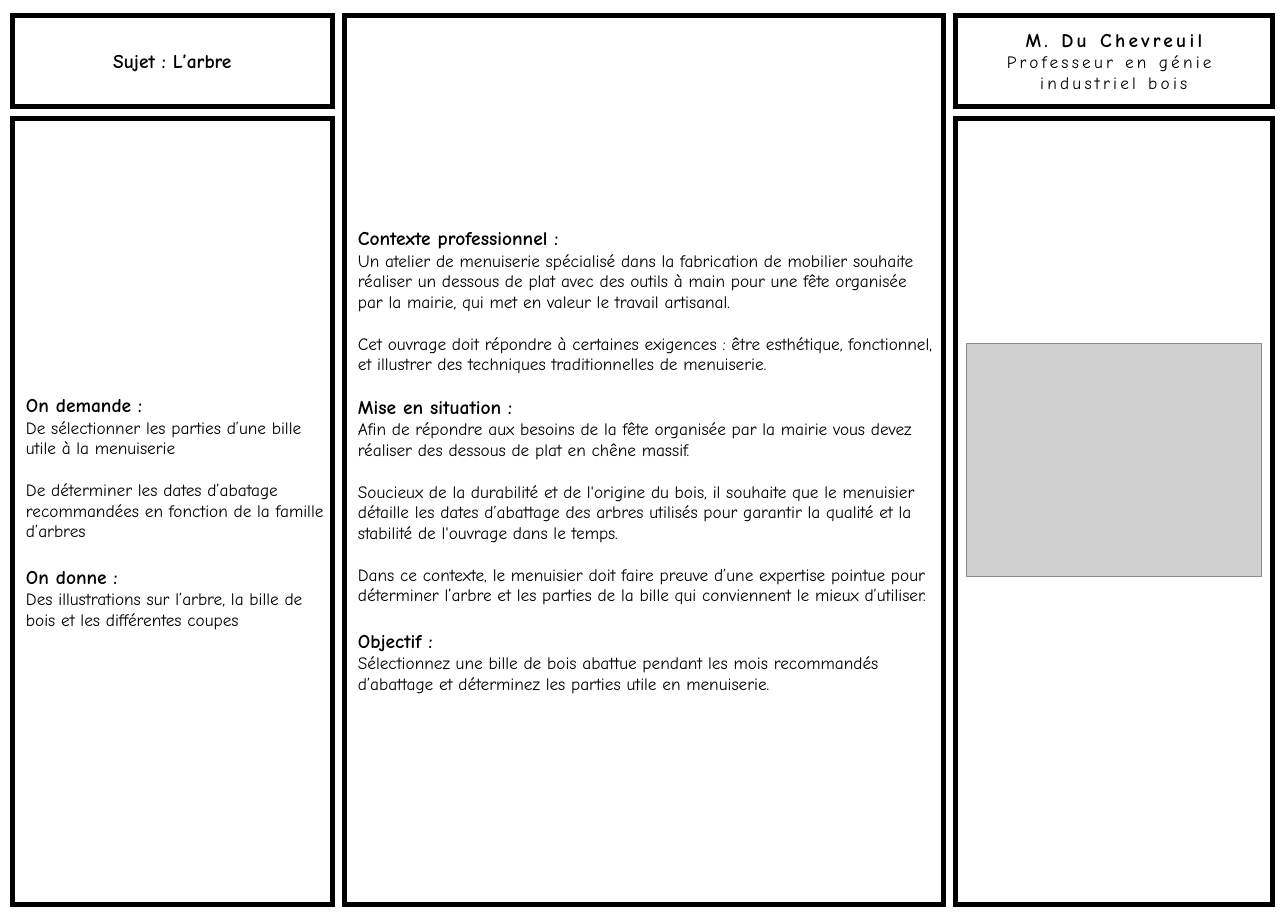
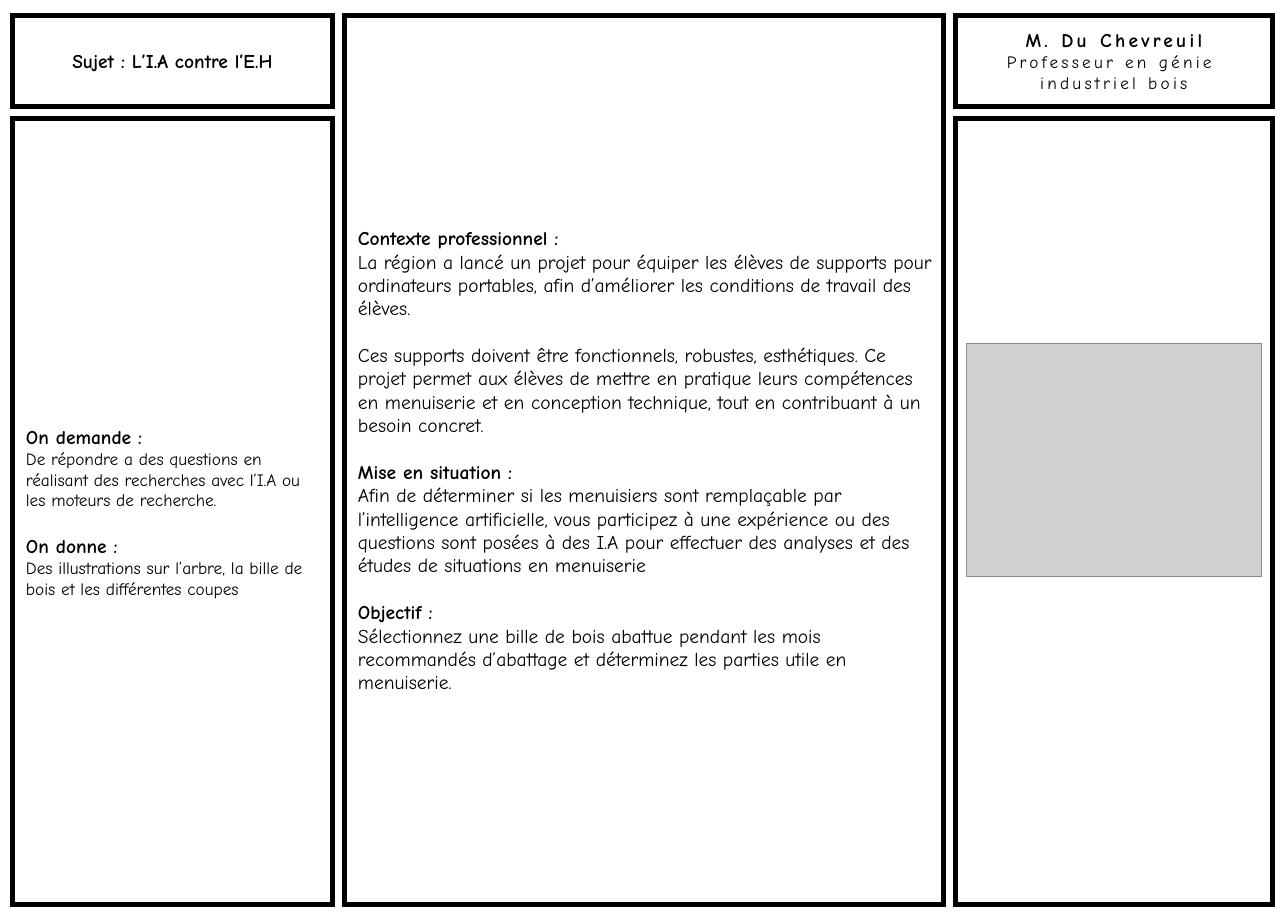
Before and after one commit to kduchevreuil/Cours-Menuiserie, a slide deck: slide 10 of Dossier Support ordi/DOSSIER Support Ordi.pptx (slide 9 before the commit). Drawn at 1288x920 pixels with LibreOffice and Linux fonts; fonts in the diff are those of the drawing; grey boxes stand for pictures. Boxes give left, top, right and bottom in pixels: in the first picture for what was removed or moved away, otherwise in the second. Text is boxed around its words. In the diff, an @@ line names an element or a change of style, - is before the commit and + after.

```diff
--- a/Dossier Support ordi/DOSSIER Support Ordi.pptx
+++ b/Dossier Support ordi/DOSSIER Support Ordi.pptx
@@ text in rectangle at (x1=72, y1=54, x2=273, y2=72): text changed @@
-Sujet : L’arbre
+Sujet : L’I.A contre l’E.H
@@ text in rectangle at (x1=358, y1=254, x2=931, y2=432): text changed; size 16 to 18 pt @@
-Un atelier de menuiserie spécialisé dans la fabrication de mobilier souhaite réaliser un dessous de plat avec des outils à main pour une fête organisée par la mairie, qui met en valeur le travail artisanal.
-Cet ouvrage doit répondre à certaines exigences : être esthétique, fonctionnel, et illustrer des techniques traditionnelles de menuiserie.
+La région a lancé un projet pour équiper les élèves de supports pour ordinateurs portables, afin d’améliorer les conditions de travail des élèves.
+Ces supports doivent être fonctionnels, robustes, esthétiques. Ce projet permet aux élèves de mettre en pratique leurs compétences en menuiserie et en conception technique, tout en contribuant à un besoin concret.
@@ text in rectangle at (x1=26, y1=452, x2=300, y2=506): text changed @@
-De sélectionner les parties d’une bille utile à la menuiserie
-De déterminer les dates d’abatage recommandées en fonction de la famille d’arbres
+De répondre a des questions en réalisant des recherches avec l’I.A ou les moteurs de recherche.
@@ text in rectangle at (x1=358, y1=487, x2=909, y2=572): text changed; size 16 to 18 pt @@
-Afin de répondre aux besoins de la fête organisée par la mairie vous devez réaliser des dessous de plat en chêne massif.
-Soucieux de la durabilité et de l'origine du bois, il souhaite que le menuisier détaille les dates d’abattage des arbres utilisés pour garantir la qualité et la stabilité de l'ouvrage dans le temps.
-Dans ce contexte, le menuisier doit faire preuve d’une expertise pointue pour déterminer l’arbre et les parties de la bille qui conviennent le mieux d’utiliser.
+Afin de déterminer si les menuisiers sont remplaçable par l’intelligence artificielle, vous participez à une expérience ou des questions sont posées à des I.A pour effectuer des analyses et des études de situations en menuiserie
@@ text in rectangle at (x1=358, y1=628, x2=847, y2=689): size 16 to 18 pt in "Sélectionnez une bille de bois abattue pendant ..." @@
```
Also in this commit, not shown: 2 other slides changed, 5 slides added, 1 slide removed, 12 other files.
